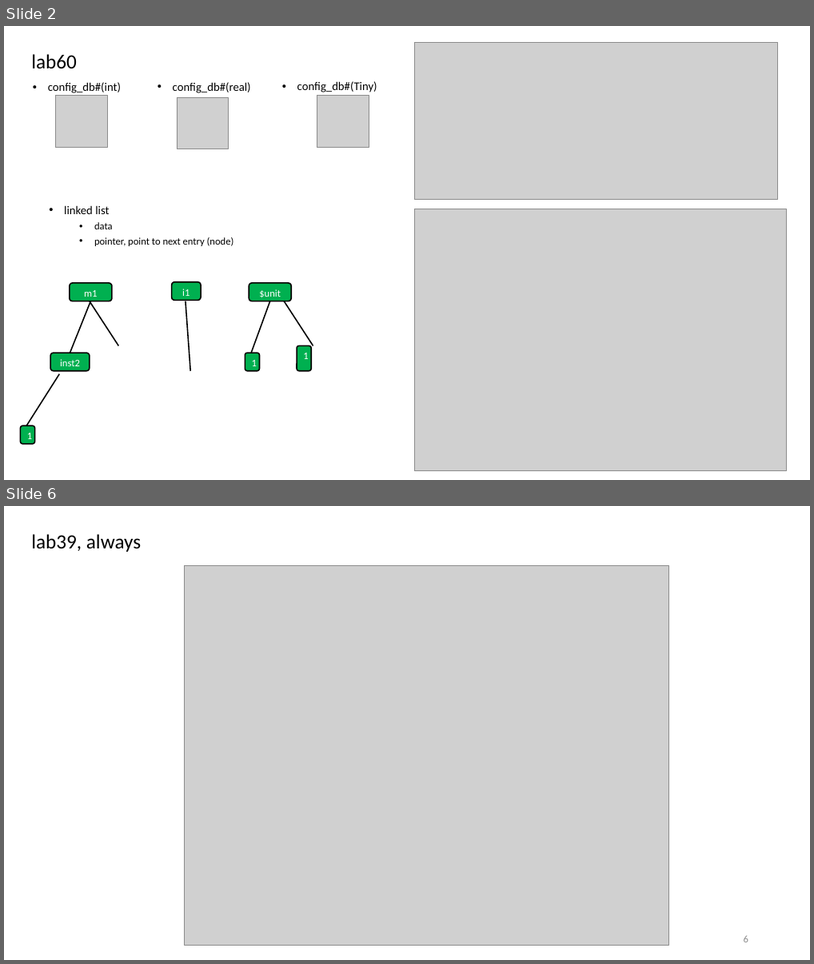
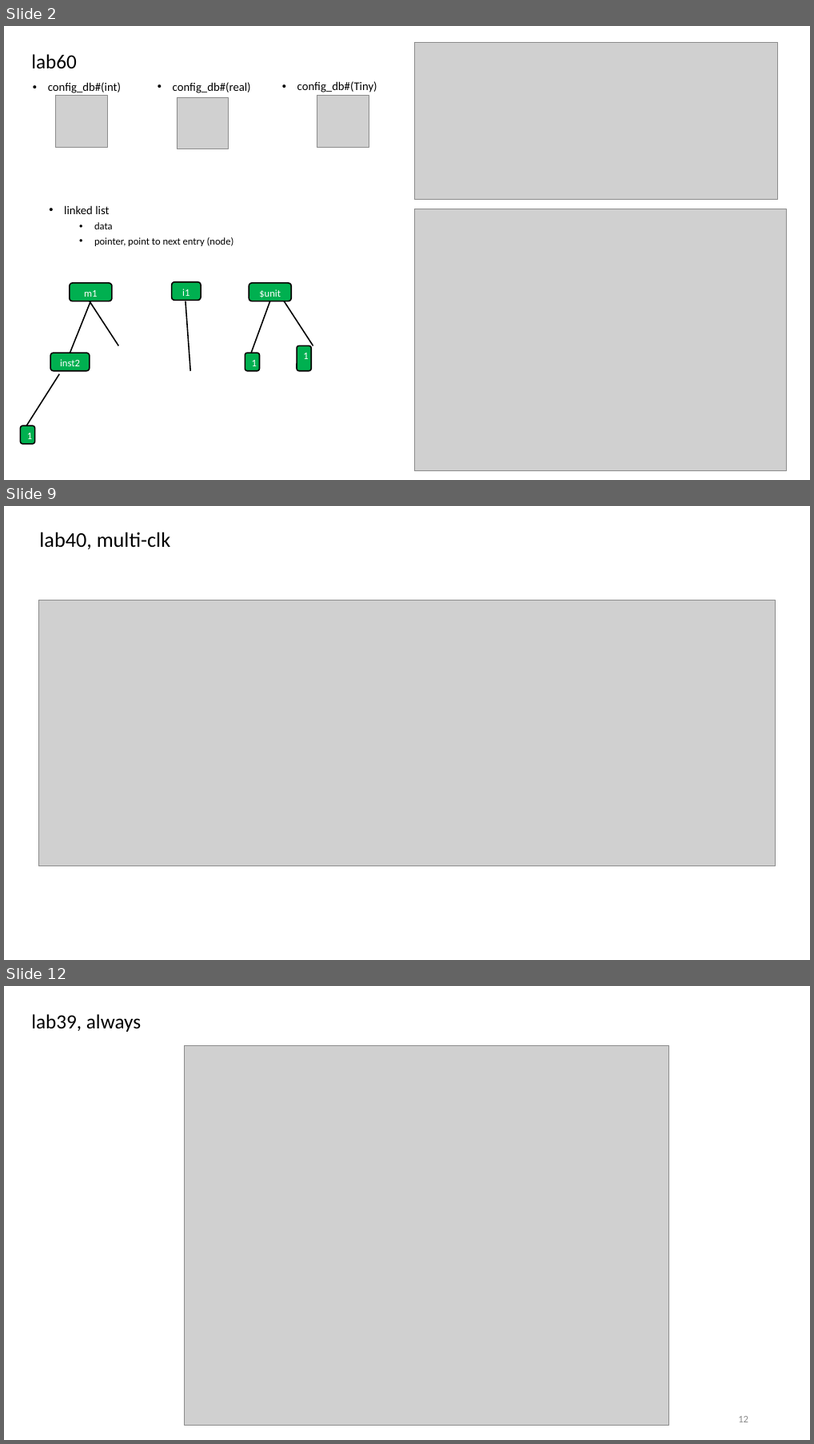
Before and after one commit to r06942072/study_sv, a slide deck: note.pptx. Shown one above the other, each under a label of ours: slides 2 and 6 before the commit, slides 2, 9 and 12 after it; the slides between them are not shown. The pictures are 814x964 and 814x1444 pixels, drawn with LibreOffice and Linux fonts; fonts in the diff are those of the drawing; grey boxes stand for pictures. Boxes give left, top, right and bottom in pixels: in the first picture for what was removed or moved away, otherwise in the second. Text is boxed around its words. In the diff, an @@ line names an element or a change of style, - is before the commit and + after.

```diff
--- a/note.pptx
+++ b/note.pptx
@@ slide 9 added at (4, 506, 810, 960), background #FFFFFF @@
@@ title added at (39, 532, 170, 549), 25 pt, text #000000 @@
+lab40, multi-clk
@@ picture added at (38, 600, 776, 866) @@
@@ what was slide 6 is now slide 12 @@
@@ page number at (738, 1416, 749, 1422): text changed @@
-6
+12
```
Also in this commit, not shown: 1 slide changed, 7 other slides added, 2 slides removed, 5 other files.
